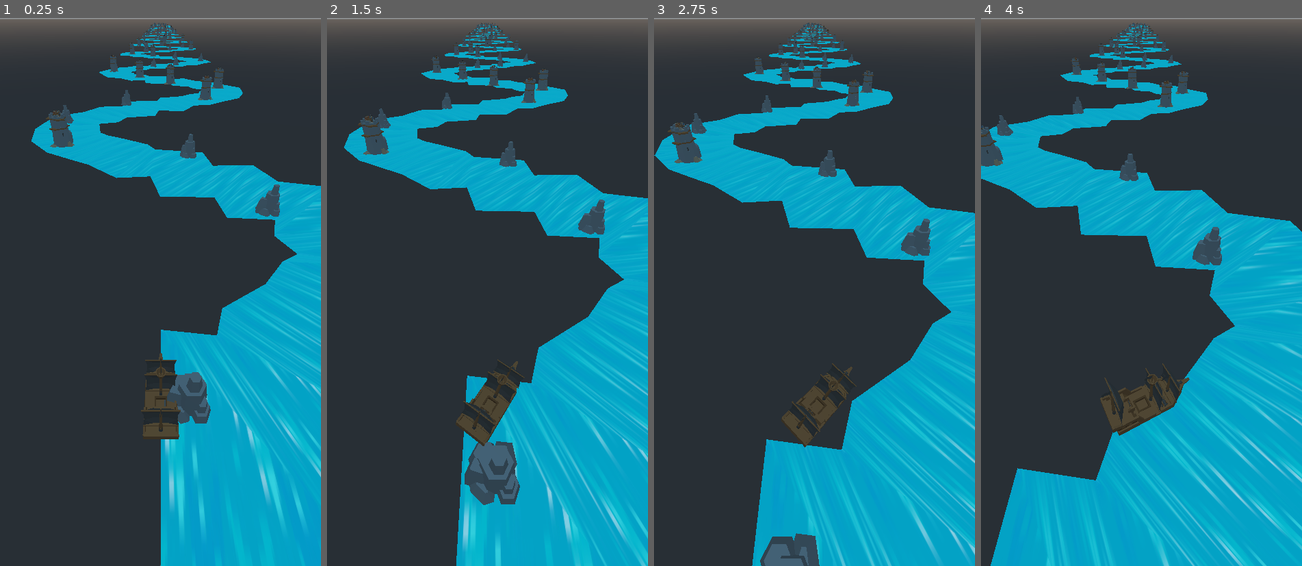
Above: before the commit, frames 1-4 (left to right).
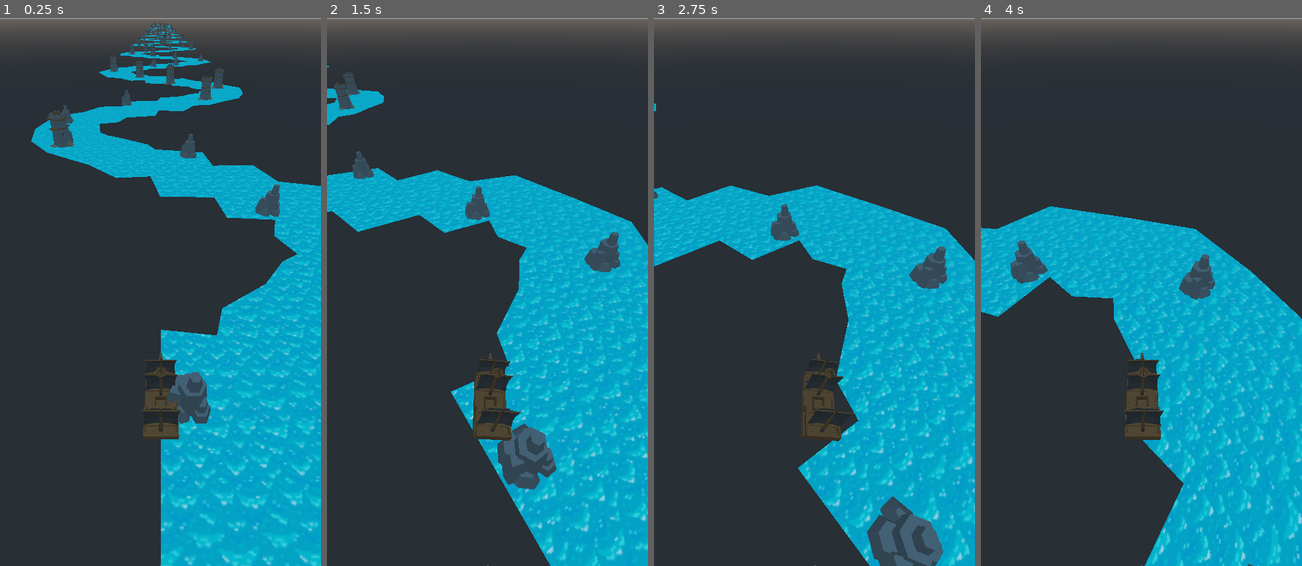
Above: after the commit, the same moments.

Repository: meabefir/Shippy
Game: Godot game, scene res://scenes/MainStage.tscn
The game is run twice, just before and just after one commit, with the same random seed, the same clock (stepped at 60 frames per second) and the same inputs.
Inputs:
- Up to frame 1 (0.25 s): no input
- Up to frame 2 (1.5 s): hold D (right) 0.53-1.28 s; hold A (left) from 1.28 s (still down)
- Up to frame 3 (2.75 s): release A (left) at 2.03 s; hold D (right) from 2.03 s (still down)
- Up to frame 4 (4 s): release D (right) at 3.53 s; hold A (left) from 3.53 s (still down)

The runs differ from the first frame. In frame 1, 4.3% of the frame differs, in the area x 12-100%, y 21-100%; in frame 2, 29%; in frame 3, 32%; in frame 4, 40%, in the area x 0-100%, y 0-100%.

Commit message:
apa frumi

Diff:
--- a/scenes/MainStage.gd
+++ b/scenes/MainStage.gd
@@ -14,7 +14,6 @@
 func load_stone(offset_z: float):
 
 	for _i in range (0, 100):
-
 		location.unit_offset = float(_i) / 100
 		location.h_offset = rand_range(-1, 1)
 		var pos = location.global_transform.origin
@@ -23,5 +22,5 @@
 		if randi() % 2:
 			scene = pirateTowerScene
 		var stone = scene.instance()
+		add_child(stone)
 		stone.global_transform.origin = pos
-		add_child(stone)
--- a/scenes/MainStage.tscn
+++ b/scenes/MainStage.tscn
@@ -1,8 +1,9 @@
-[gd_scene load_steps=7 format=2]
+[gd_scene load_steps=8 format=2]
 
 [ext_resource path="res://scenes/Path.gd" type="Script" id=1]
 [ext_resource path="res://scenes/MainStage.gd" type="Script" id=2]
 [ext_resource path="res://textures/water.jpg" type="Texture" id=3]
+[ext_resource path="res://scenes/WaterMesh.gd" type="Script" id=4]
 [ext_resource path="res://scenes/gameplay/Boat.tscn" type="PackedScene" id=5]
 
 [sub_resource type="Curve3D" id=1]
@@ -13,6 +14,7 @@
 
 [sub_resource type="SpatialMaterial" id=2]
 albedo_texture = ExtResource( 3 )
+uv1_triplanar = true
 
 [node name="MainStage" type="Spatial"]
 script = ExtResource( 2 )
@@ -21,7 +23,7 @@
 curve = SubResource( 1 )
 script = ExtResource( 1 )
 
-[node name="CSGPolygon" type="CSGPolygon" parent="Path"]
+[node name="WaterMesh" type="CSGPolygon" parent="Path"]
 transform = Transform( 51, 0, 0, 0, 51, 0, 0, 0, 51, 0, 0, 0 )
 use_collision = true
 polygon = PoolVector2Array( 0, 0, -1, 0, 1, 0, 1, 0 )
@@ -36,6 +38,7 @@
 path_u_distance = 1.0
 path_joined = false
 material = SubResource( 2 )
+script = ExtResource( 4 )
 
 [node name="PathSpawnLocation" type="PathFollow" parent="Path"]
 unique_name_in_owner = true
--- /dev/null
+++ b/scenes/WaterMesh.gd
@@ -0,0 +1,4 @@
+extends CSGPolygon
+
+func _process(delta: float) -> void:
+	material.uv1_offset = Vector3(Time.get_ticks_msec() * 0.0002, 0, 0)
--- a/scenes/gameplay/Boat.gd
+++ b/scenes/gameplay/Boat.gd
@@ -36,10 +36,12 @@
 	else:
 		currentZLean = move_toward(currentZLean, MAX_Z_LEAN * _move_input.x, Z_LEAN_RECOVER * delta)
 
-	var _rotated_basis = Basis().rotated(Vector3(0,0,1), currentZLean).rotated(Vector3(0, 1, 0), currentRotation)
-	model.transform.basis = _rotated_basis
+	var _lean_rotated = Basis().rotated(Vector3(0,0,1), currentZLean)
+	model.transform.basis = _lean_rotated
+
+	transform.basis = Basis().rotated(Vector3(0, 1, 0), currentRotation)
 
 #	boat.global_translate(-model.transform.basis.z * BASE_SPEED * delta)
-	global_translate(-model.transform.basis.z * BASE_SPEED * delta)
+	global_translate(-model.global_transform.basis.z * BASE_SPEED * delta)
 
 #	targeting update
--- a/scenes/gameplay/TargetingTurret.gd
+++ b/scenes/gameplay/TargetingTurret.gd
@@ -163,7 +163,8 @@
 	if !global:
 		ret = []
 		for p in spline:
-			ret += [p - from]
+#			ret += [p - from]
+			ret += [global_transform.xform_inv(p)]
 	else:
 		ret = spline
 
